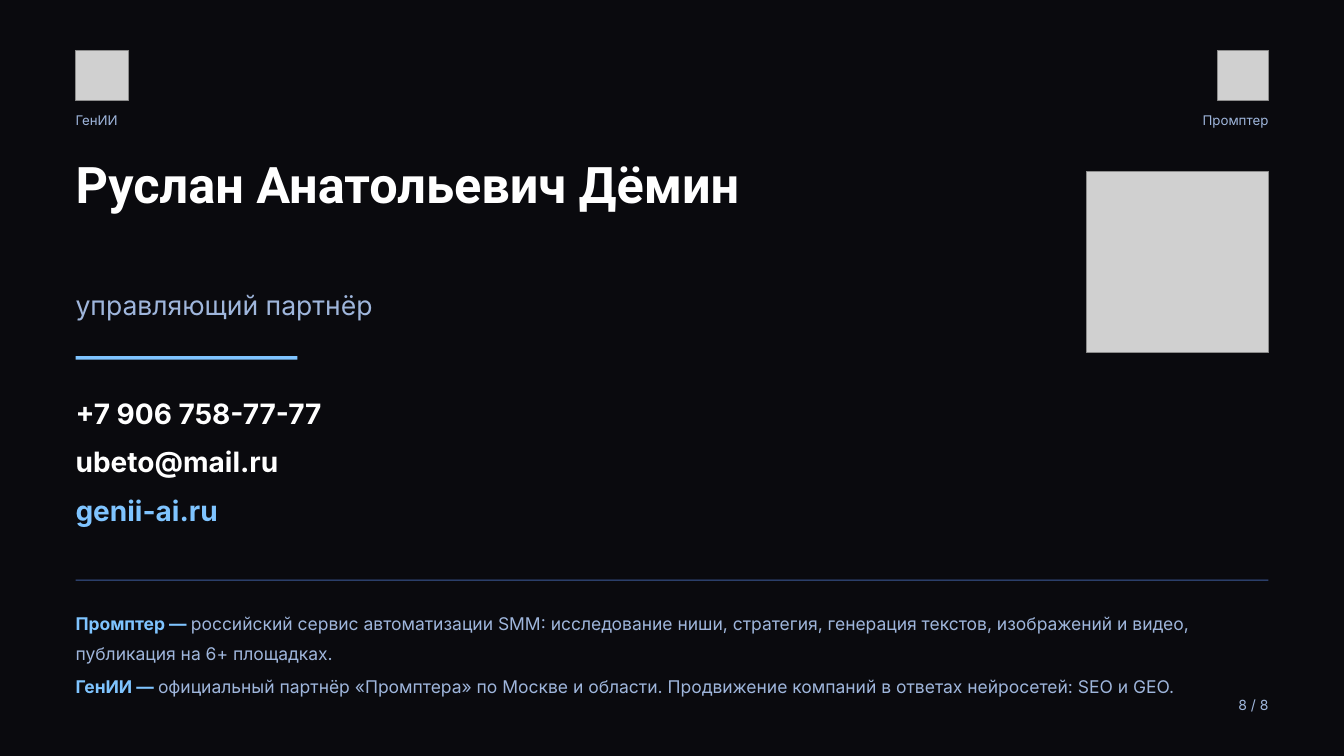
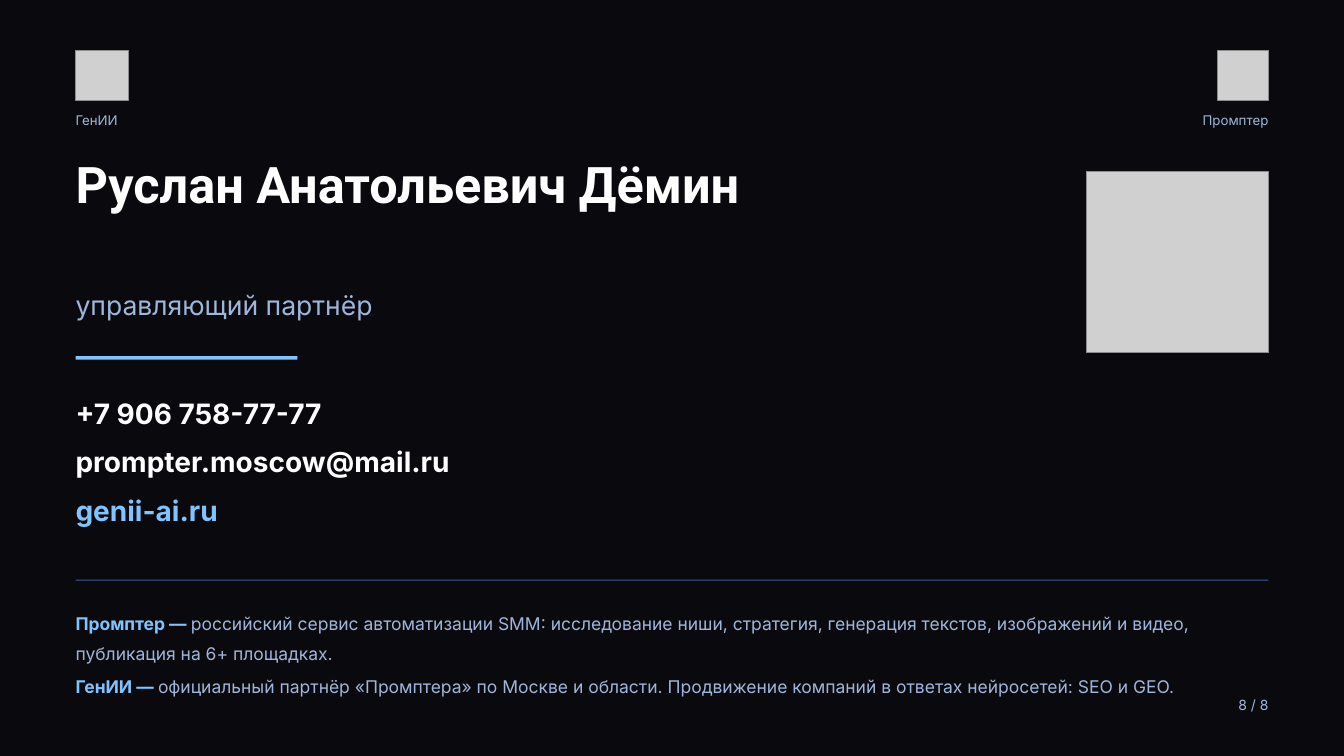
Before and after one commit to injusticebeast802-coder/taste-skill, a slide deck: slide 8 of pressa/press-kit-genii-prompter.pptx. Drawn at 1344x756 pixels with LibreOffice and Linux fonts; fonts in the diff are those of the drawing; grey boxes stand for pictures. Boxes give left, top, right and bottom in pixels: in the first picture for what was removed or moved away, otherwise in the second. Text is boxed around its words. In the diff, an @@ line names an element or a change of style, - is before the commit and + after.

```diff
--- a/pressa/press-kit-genii-prompter.pptx
+++ b/pressa/press-kit-genii-prompter.pptx
@@ text at [76, 450, 450, 478]: text changed @@
-ubeto@mail.ru
+prompter.moscow@mail.ru
```
Also in this commit, not shown: 2 other slides changed, 6 other files.
